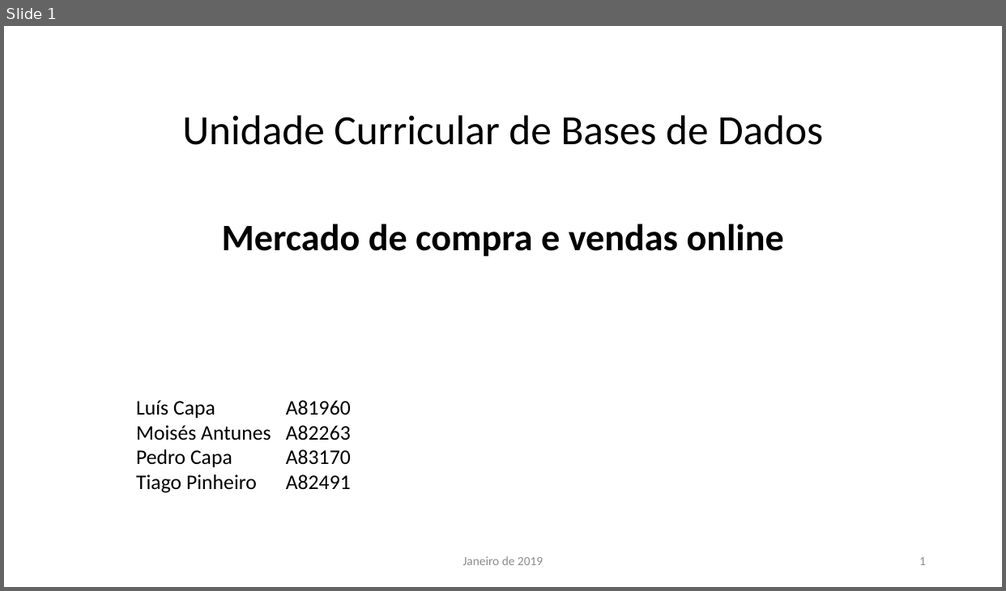
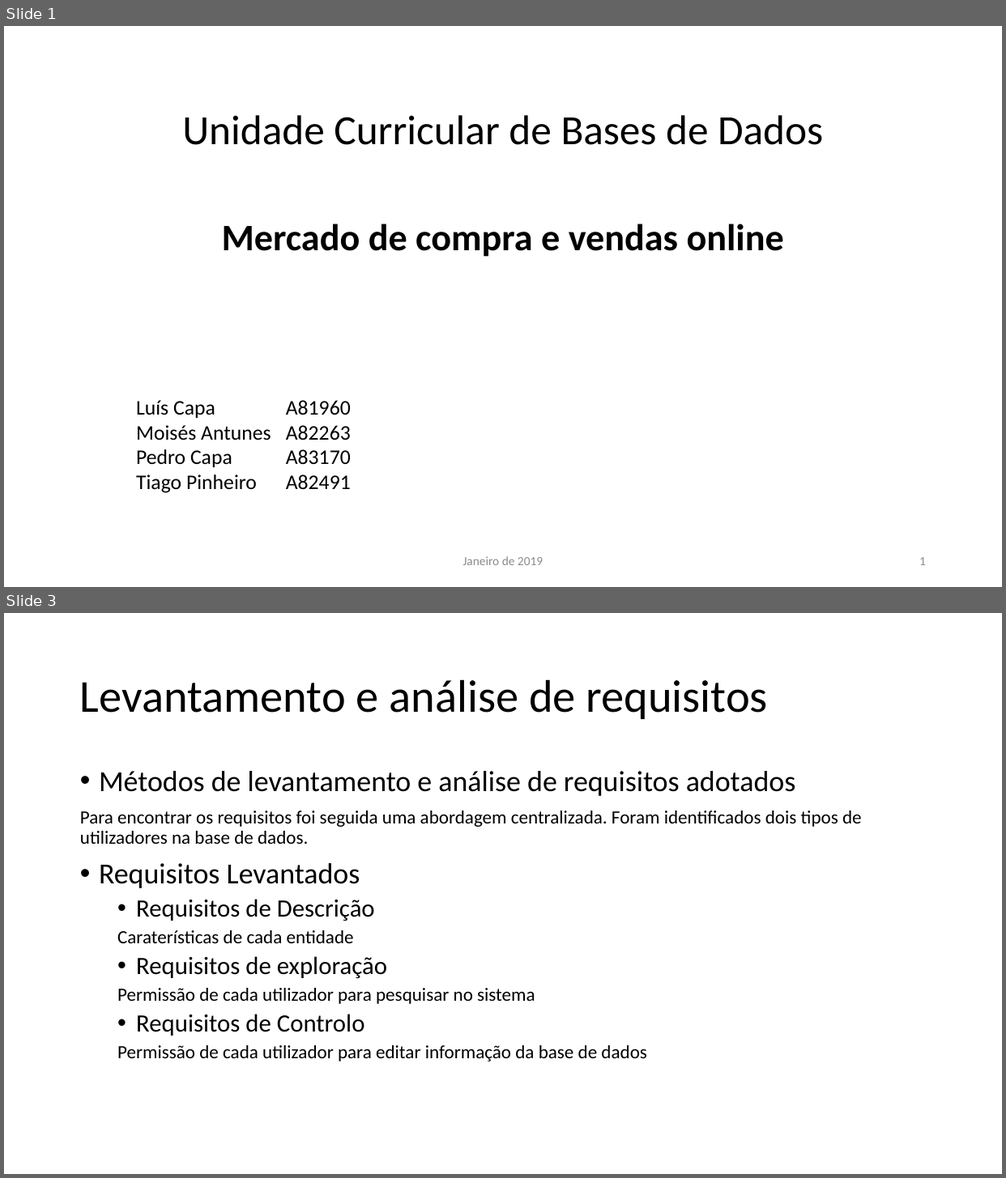
Before and after one commit to PedroCapa/BD, a slide deck: Apresentação BD.pptx. Shown one above the other, each under a label of ours: slide 1 before the commit, slides 1 and 3 after it; the slides between them are not shown. The pictures are 1006x591 and 1006x1178 pixels, drawn with LibreOffice and Linux fonts; fonts in the diff are those of the drawing. Boxes give left, top, right and bottom in pixels: in the first picture for what was removed or moved away, otherwise in the second. Text is boxed around its words. In the diff, an @@ line names an element or a change of style, - is before the commit and + after.

```diff
--- a/Apresentação BD.pptx
+++ b/Apresentação BD.pptx
@@ slide 3 added at (4,613,1002,1174), background #FFFFFF @@
@@ title added at (80,679,768,719), 44 pt, text #000000 @@
+Levantamento e análise de requisitos
@@ text added at (80,771,862,1062), 18 pt, text #000000 @@
+• Métodos de levantamento e análise de requisitos adotados
+Para encontrar os requisitos foi seguida uma abordagem centralizada. Foram identificados dois tipos de utilizadores na base de dados.
+• Requisitos Levantados
+  • Requisitos de Descrição
+  Caraterísticas de cada entidade
+  • Requisitos de exploração
+  Permissão de cada utilizador para pesquisar no sistema
+  • Requisitos de Controlo
+  Permissão de cada utilizador para editar informação da base de dados
```
Also in this commit, not shown: 6 other slides added.
